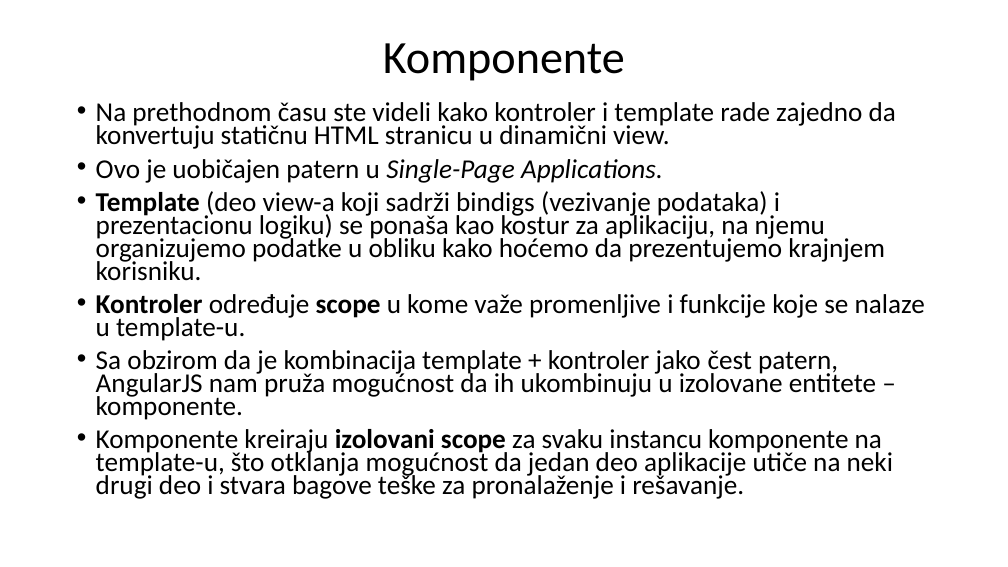
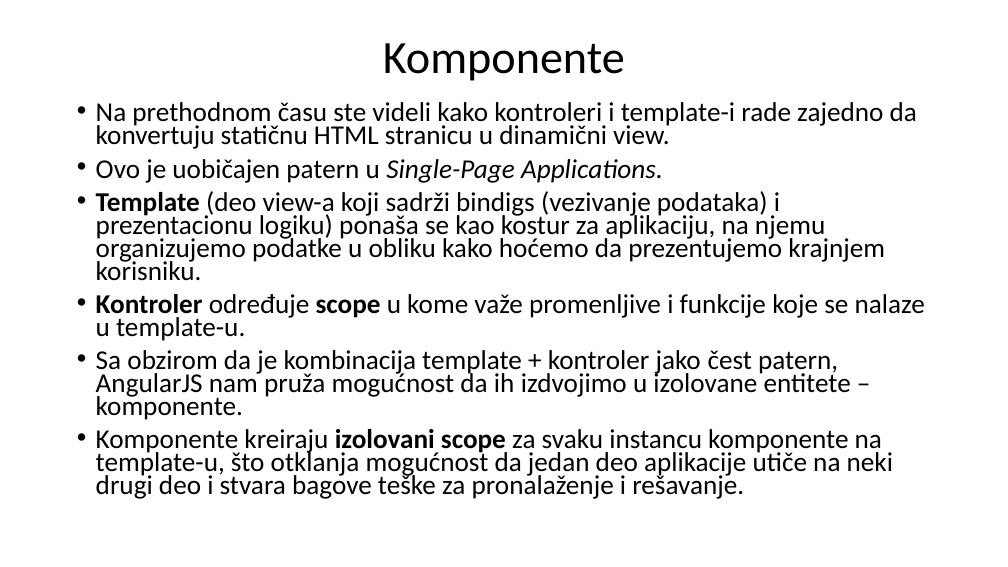
Before and after one commit to daniloMogin/kurs, a slide deck: slide 13 of AngularJS.pptx. Drawn at 1008x567 pixels with LibreOffice and Linux fonts; fonts in the diff are those of the drawing. Boxes give left, top, right and bottom in pixels: in the first picture for what was removed or moved away, otherwise in the second. Text is boxed around its words. In the diff, an @@ line names an element or a change of style, - is before the commit and + after.

```diff
--- a/AngularJS.pptx
+++ b/AngularJS.pptx
@@ text at [96, 102, 917, 149]: text changed @@
-• Na prethodnom času ste videli kako kontroler i template rade zajedno da konvertuju statičnu HTML stranicu u dinamični view.
+• Na prethodnom času ste videli kako kontroleri i template-i rade zajedno da konvertuju statičnu HTML stranicu u dinamični view.
@@ text at [96, 191, 885, 281]: text changed @@
-• Template (deo view-a koji sadrži bindigs (vezivanje podataka) i prezentacionu logiku) se ponaša kao kostur za aplikaciju, na njemu organizujemo podatke u obliku kako hoćemo da prezentujemo krajnjem korisniku.
+• Template (deo view-a koji sadrži bindigs (vezivanje podataka) i prezentacionu logiku) ponaša se kao kostur za aplikaciju, na njemu organizujemo podatke u obliku kako hoćemo da prezentujemo krajnjem korisniku.
@@ text at [96, 350, 851, 420]: text changed @@
-• Sa obzirom da je kombinacija template + kontroler jako čest patern, AngularJS nam pruža mogućnost da ih ukombinuju u izolovane entitete – komponente.
+• Sa obzirom da je kombinacija template + kontroler jako čest patern, AngularJS nam pruža mogućnost da ih izdvojimo u izolovane entitete – komponente.
```
Also in this commit, not shown: 4 slides added, 2 slides removed, 10 other files.
